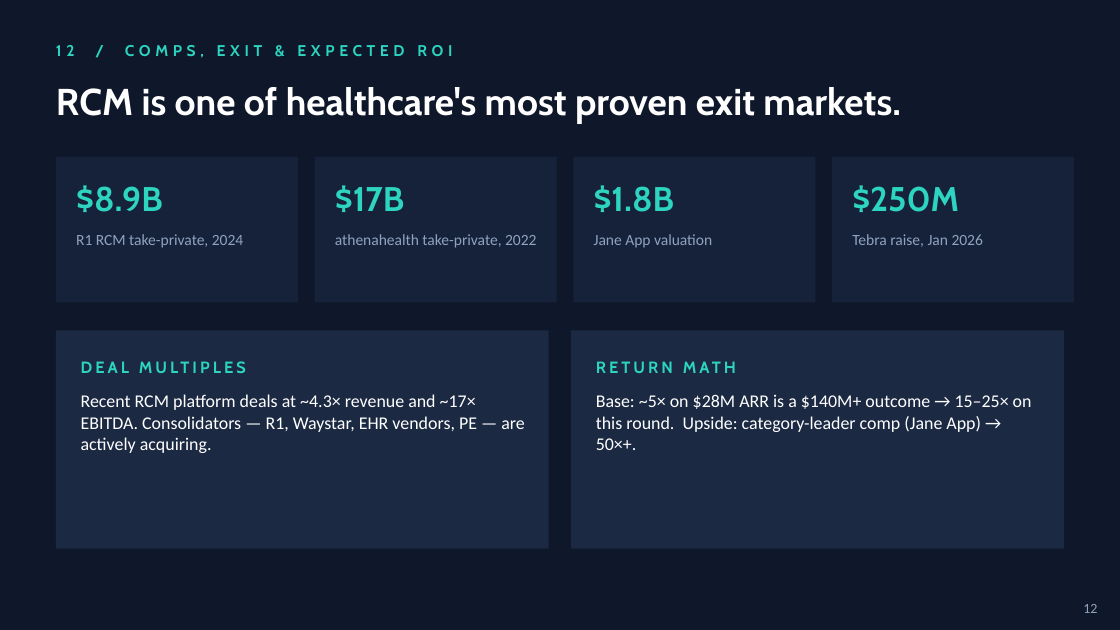
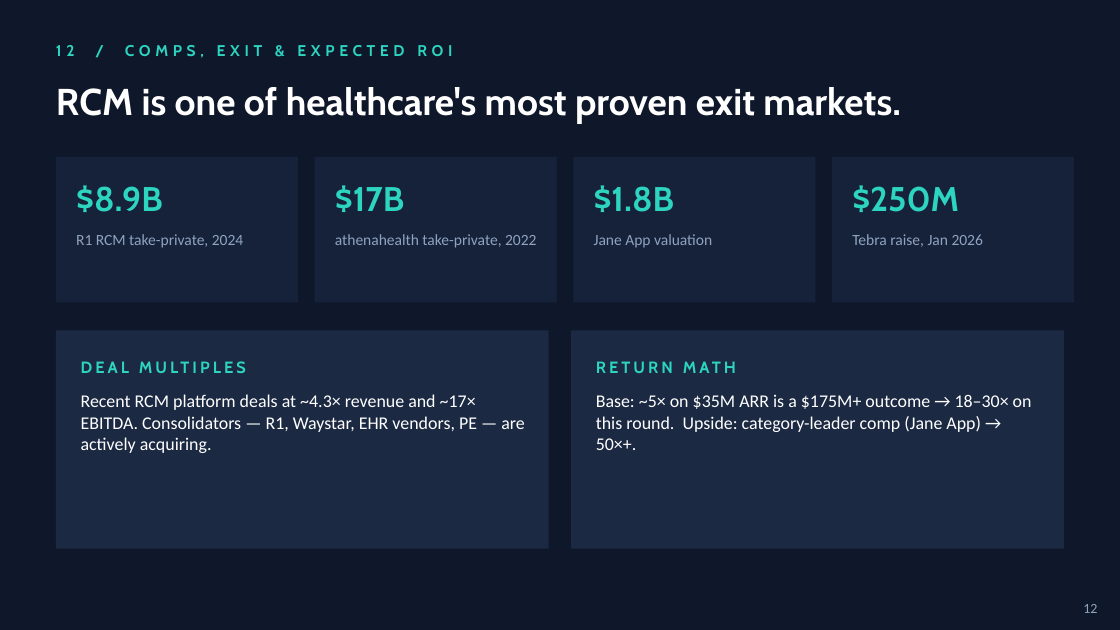
Before and after one commit to moamalleck/PhyLabs, a slide deck: slide 13 of docs/fundraising/pitch-deck-2026-06-11-softbank-necx.pptx. Drawn at 1120x630 pixels with LibreOffice and Linux fonts; fonts in the diff are those of the drawing. Boxes give left, top, right and bottom in pixels: in the first picture for what was removed or moved away, otherwise in the second. Text is boxed around its words. In the diff, an @@ line names an element or a change of style, - is before the commit and + after.

```diff
--- a/docs/fundraising/pitch-deck-2026-06-11-softbank-necx.pptx
+++ b/docs/fundraising/pitch-deck-2026-06-11-softbank-necx.pptx
@@ text at (596,395,1032,450): text changed @@
-Base: ~5× on $28M ARR is a $140M+ outcome → 15–25× on this round. Upside: category-leader comp (Jane App) → 50×+.
+Base: ~5× on $35M ARR is a $175M+ outcome → 18–30× on this round. Upside: category-leader comp (Jane App) → 50×+.
```
Also in this commit, not shown: 1 other slide changed, 2 other files.
